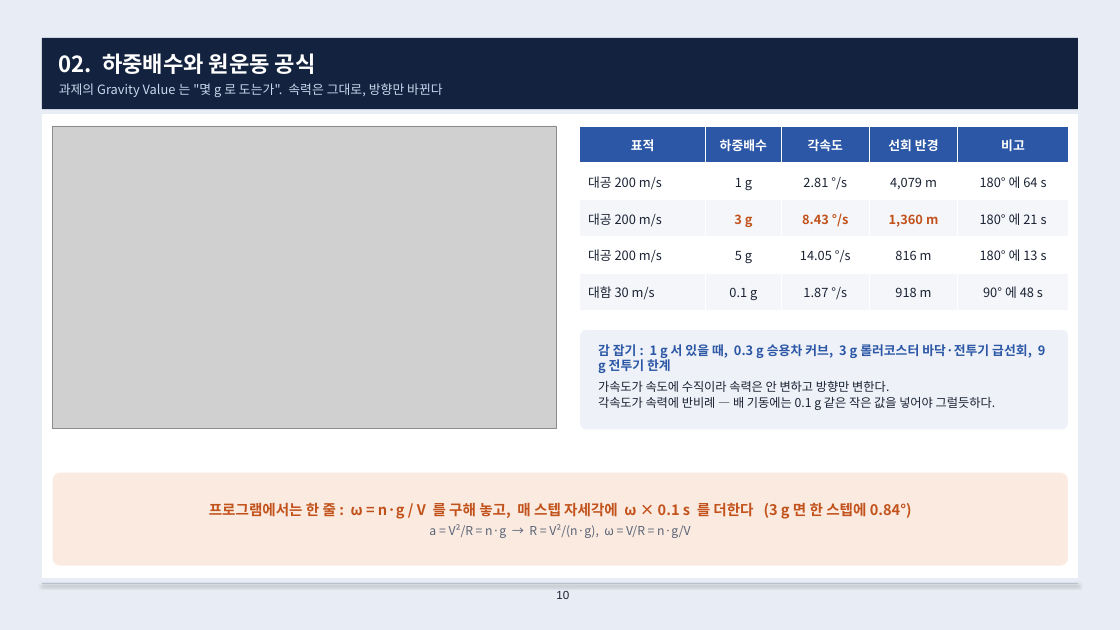
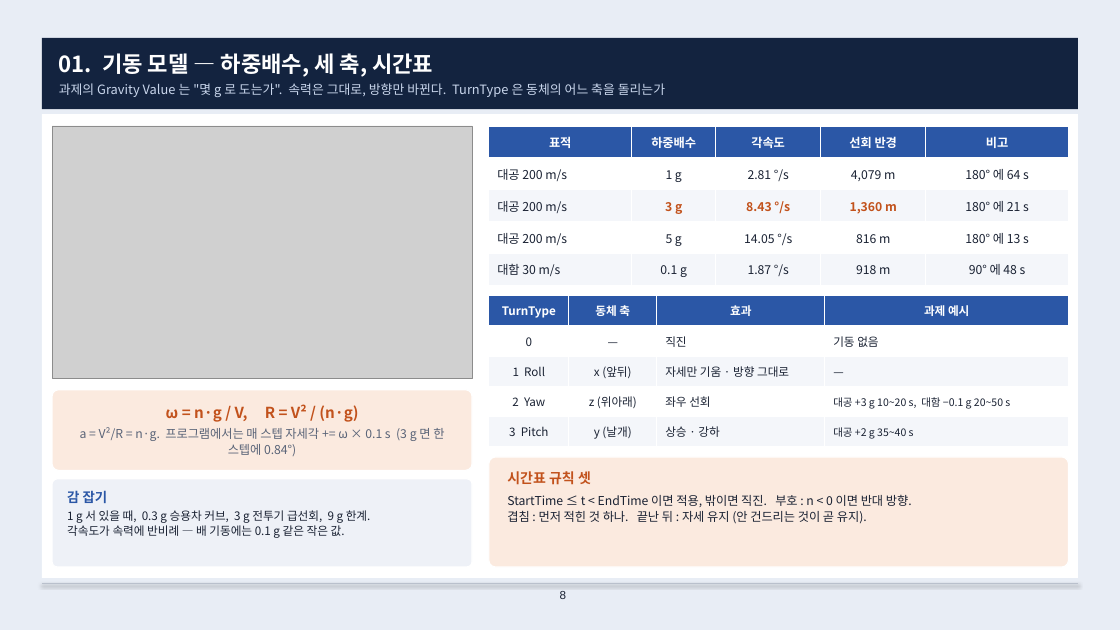
Before and after one commit to harley-hwan/radar-sw-study, a slide deck: slide 8 of Part3_TargetSim/ref/산출물/Chapter3_target_simulation.pptx (slide 10 before the commit). Drawn at 1120x630 pixels with LibreOffice and Linux fonts; fonts in the diff are those of the drawing; grey boxes stand for pictures. Boxes give left, top, right and bottom in pixels: in the first picture for what was removed or moved away, otherwise in the second. Text is boxed around its words. In the diff, an @@ line names an element or a change of style, - is before the commit and + after.

```diff
--- a/Part3_TargetSim/ref/산출물/Chapter3_target_simulation.pptx
+++ b/Part3_TargetSim/ref/산출물/Chapter3_target_simulation.pptx
@@ text at <box>59,53,665,97</box>: text changed @@
-02. 하중배수와 원운동 공식
-과제의 Gravity Value 는 "몇 g 로 도는가". 속력은 그대로, 방향만 바뀐다
+01. 기동 모델 — 하중배수, 세 축, 시간표
+과제의 Gravity Value 는 "몇 g 로 도는가". 속력은 그대로, 방향만 바뀐다. TurnType 은 동체의 어느 축을 돌리는가
@@ picture: place and size @@
-picture at <box>52,126,556,429</box>
+picture at <box>52,126,472,378</box>
@@ table at <box>489,126,1069,286</box> @@
@@ size 11 to 10.5 pt @@
@@ table: place and size @@
-table at <box>580,126,1069,311</box>
+table at <box>489,126,1069,286</box>
@@ table added at <box>489,296,1069,447</box>, 5 rows, 4 columns @@
+TurnType | 동체 축 | 효과 | 과제 예시
+0 | — | 직진 | 기동 없음
+1 Roll | x (앞뒤) | 자세만 기움 · 방향 그대로 | —
+2 Yaw | z (위아래) | 좌우 선회 | 대공 +3 g 10~20 s, 대함 −0.1 g 20~50 s
+3 Pitch | y (날개) | 상승 · 강하 | 대공 +2 g 35~40 s
@@ rounded rectangle added at <box>52,390,472,471</box>, fill #FBEADF, outline #FFFFFF 1 pt @@
@@ text added at <box>80,404,444,456</box>, 10.5 pt, text #5A6478 @@
+ω = n·g / V, R = V² / (n·g)
+a = V²/R = n·g. 프로그램에서는 매 스텝 자세각 += ω × 0.1 s (3 g 면 한 스텝에 0.84°)
@@ rounded rectangle: place and size @@
-rounded rectangle at <box>580,329,1069,430</box>
+rounded rectangle at <box>52,479,472,567</box>
@@ rounded rectangle: place and size @@
-rounded rectangle at <box>52,472,1069,566</box>
+rounded rectangle at <box>489,457,1069,567</box>
@@ rounded rectangle at <box>489,457,1069,567</box>: proportions changed @@
@@ text added at <box>507,471,912,524</box>, 10.5 pt, text #1A2233 @@
+시간표 규칙 셋
+StartTime ≤ t < EndTime 이면 적용, 밖이면 직진. 부호 : n < 0 이면 반대 방향.
+겹침 : 먼저 적힌 것 하나. 끝난 뒤 : 자세 유지 (안 건드리는 것이 곧 유지).
@@ text at <box>67,490,371,538</box>: text changed; size 10.5 to 10 pt @@
-감 잡기 : 1 g 서 있을 때, 0.3 g 승용차 커브, 3 g 롤러코스터 바닥·전투기 급선회, 9 g 전투기 한계
-가속도가 속도에 수직이라 속력은 안 변하고 방향만 변한다.
-각속도가 속력에 반비례 — 배 기동에는 0.1 g 같은 작은 값을 넣어야 그럴듯하다.
+감 잡기
+1 g 서 있을 때, 0.3 g 승용차 커브, 3 g 전투기 급선회, 9 g 한계.
+각속도가 속력에 반비례 — 배 기동에는 0.1 g 같은 작은 값.
@@ text removed at <box>209,500,912,538</box> @@
-프로그램에서는 한 줄 : ω = n·g / V 를 구해 놓고, 매 스텝 자세각에 ω × 0.1 s 를 더한다 (3 g 면 한 스텝에 0.84°)
-a = V²/R = n·g → R = V²/(n·g), ω = V/R = n·g/V
@@ page number at <box>560,591,566,599</box>: text changed @@
-10
+8
```
Also in this commit, not shown: 19 other slides changed, 9 slides added, 7 slides removed, 9 other files.
